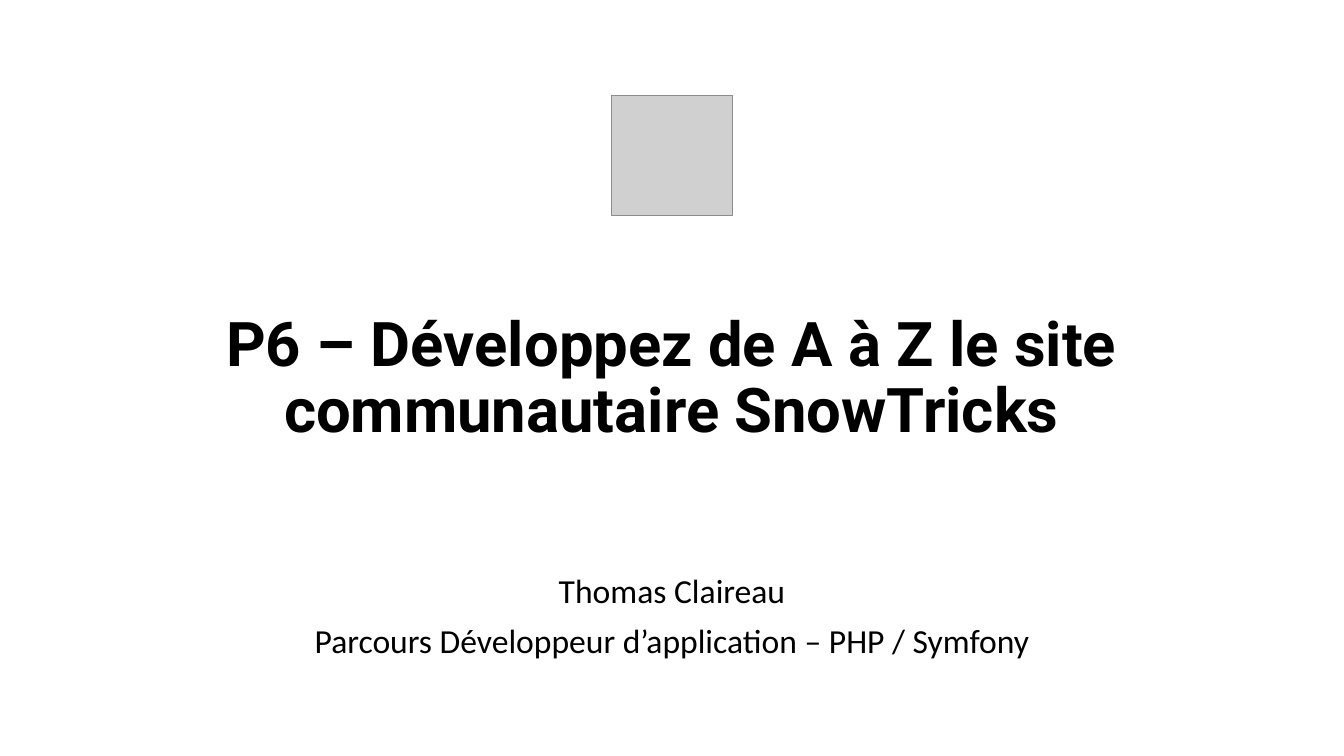
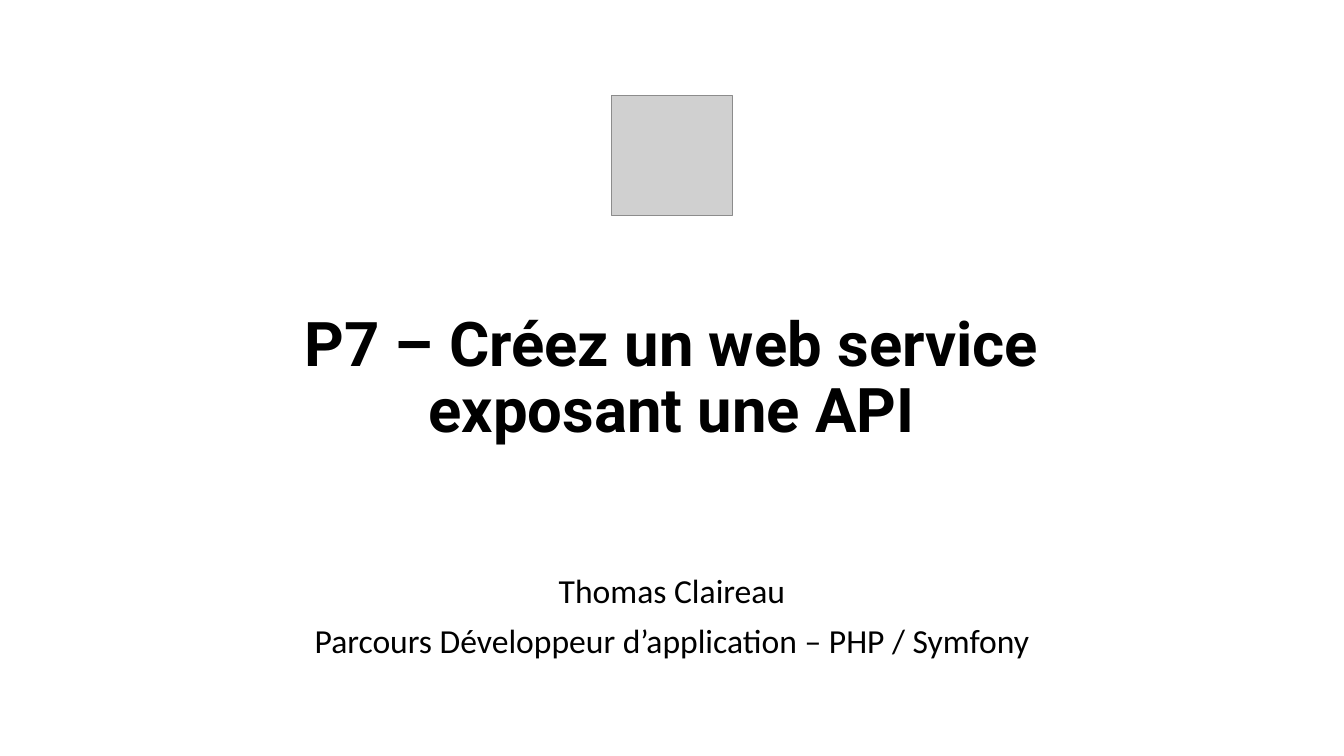
Before and after one commit to thomas-claireau/PHP-P7-Openclassrooms, a slide deck: slide 1 of P7_claireau_thomas/présentation-p7-php-openclassrooms.pptx. Drawn at 1344x756 pixels with LibreOffice and Linux fonts; fonts in the diff are those of the drawing; grey boxes stand for pictures. Boxes give left, top, right and bottom in pixels: in the first picture for what was removed or moved away, otherwise in the second. Text is boxed around its words. In the diff, an @@ line names an element or a change of style, - is before the commit and + after.

```diff
--- a/P7_claireau_thomas/présentation-p7-php-openclassrooms.pptx
+++ b/P7_claireau_thomas/présentation-p7-php-openclassrooms.pptx
@@ title at <box>305,319,1038,445</box>: text changed @@
-P6 – Développez de A à Z le site communautaire SnowTricks
+P7 – Créez un web service exposant une API
```
Also in this commit, not shown: 9 other slides changed, 4 slides removed.
